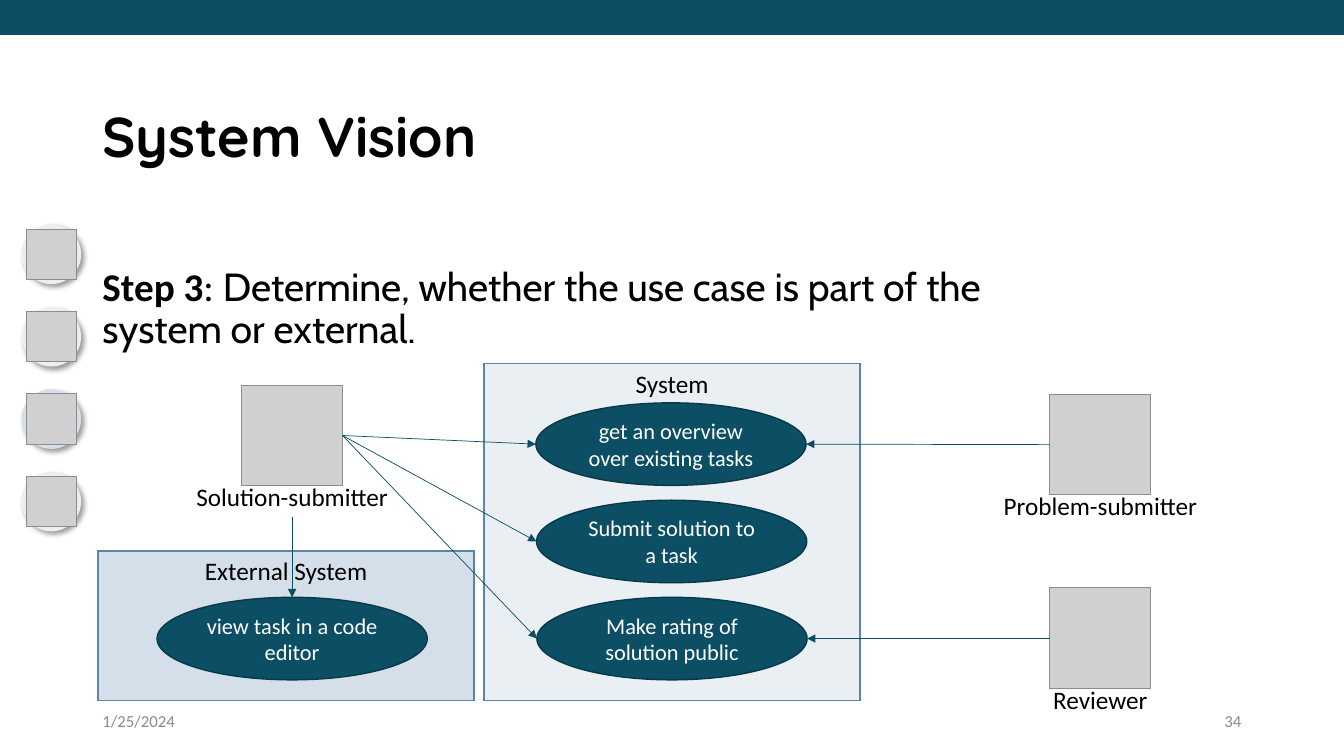
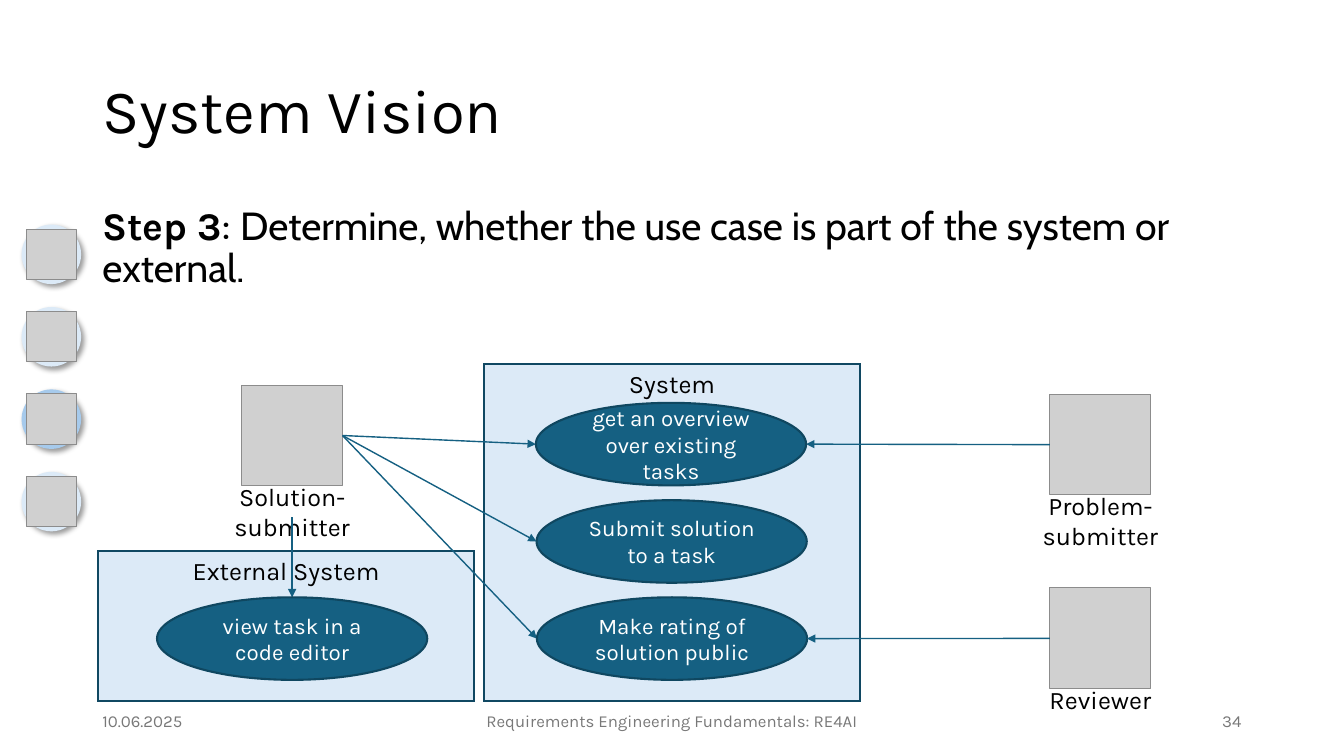
Before and after one commit to JulianFrattini/seminar-refun, a slide deck: slide 34 of slides/base/seminar-refun-base.pptx. Drawn at 1344x756 pixels with LibreOffice and Linux fonts; fonts in the diff are those of the drawing; grey boxes stand for pictures; background and template pictures are left out. Boxes give left, top, right and bottom in pixels: in the first picture for what was removed or moved away, otherwise in the second. Text is boxed around its words. In the diff, an @@ line names an element or a change of style, - is before the commit and + after.

```diff
--- a/slides/base/seminar-refun-base.pptx
+++ b/slides/base/seminar-refun-base.pptx
@@ rectangle removed at (x1=0, y1=0, x2=1344, y2=35) @@
@@ title "System Vision" moved from (x1=102, y1=116, x2=476, y2=169) to (x1=102, y1=90, x2=502, y2=148) @@
@@ title "System Vision" at (x1=102, y1=90, x2=502, y2=148): size 40 to 44 pt, font Quicksand to Karla, bold off; vertical alignment top to middle @@
@@ text "Step 3: Determine, whether the ..." moved from (x1=102, y1=271, x2=980, y2=353) to (x1=102, y1=210, x2=1169, y2=283) @@
@@ text "Step 3: Determine, whether the ..." at (x1=102, y1=210, x2=1169, y2=283): font Calibri to Karla in "Step 3:" @@
@@ ellipse at (x1=21, y1=389, x2=81, y2=449): fill #D4DFE9 to #A6CAEC @@
@@ rectangle "System" at (x1=484, y1=364, x2=860, y2=701): font Calibri to Karla; fill #EAEFF4 to #DCEAF7; outline #5A85AC 1 pt to #104862 1.5 pt @@
@@ arrow (343, 436) - (536, 445): stroke #0C4E64 0.5 pt to #156082 1 pt @@
@@ arrow (343, 436) - (537, 639): stroke #0C4E64 0.5 pt to #156082 1 pt @@
@@ arrow (343, 436) - (536, 541): stroke #0C4E64 0.5 pt to #156082 1 pt @@
@@ arrow (1051, 445) - (807, 445): stroke #0C4E64 0.5 pt to #156082 1 pt @@
@@ arrow (292, 517) - (292, 598): stroke #0C4E64 0.5 pt to #156082 1 pt @@
@@ rectangle "External System" at (x1=98, y1=551, x2=474, y2=701): font Calibri to Karla; fill #D4DFE9 to #DCEAF7; outline #5A85AC 1 pt to #104862 1.5 pt @@
@@ font Calibri to Karla; fill #0C4E64 to #156082; outline #093A4A 1 pt to #104760 1.5 pt in 4 elements at (x1=536, y1=403, x2=807, y2=486), (x1=157, y1=598, x2=427, y2=681), (x1=536, y1=500, x2=807, y2=583), (x1=537, y1=598, x2=808, y2=681) @@
@@ arrow (1051, 638) - (808, 639): stroke #0C4E64 0.5 pt to #156082 1 pt @@
@@ font Calibri to Karla in 3 elements at (x1=1043, y1=493, x2=1158, y2=546), (x1=234, y1=484, x2=349, y2=543), (x1=1049, y1=686, x2=1151, y2=710) @@
@@ text at (x1=102, y1=716, x2=182, y2=727): text changed; font Calibri to Karla; text colour #8C8C8C to #797979 @@
-1/25/2024
+10.06.2025
@@ text added at (x1=486, y1=715, x2=857, y2=731), 12 pt, text #797979 @@
+Requirements Engineering Fundamentals: RE4AI
@@ page number at (x1=1222, y1=716, x2=1241, y2=727): font Calibri to Karla, text colour #8C8C8C to #797979 @@
```
Also in this commit, not shown: 38 other slides changed, 4 slides added, 5 slides removed, 1 other file.
